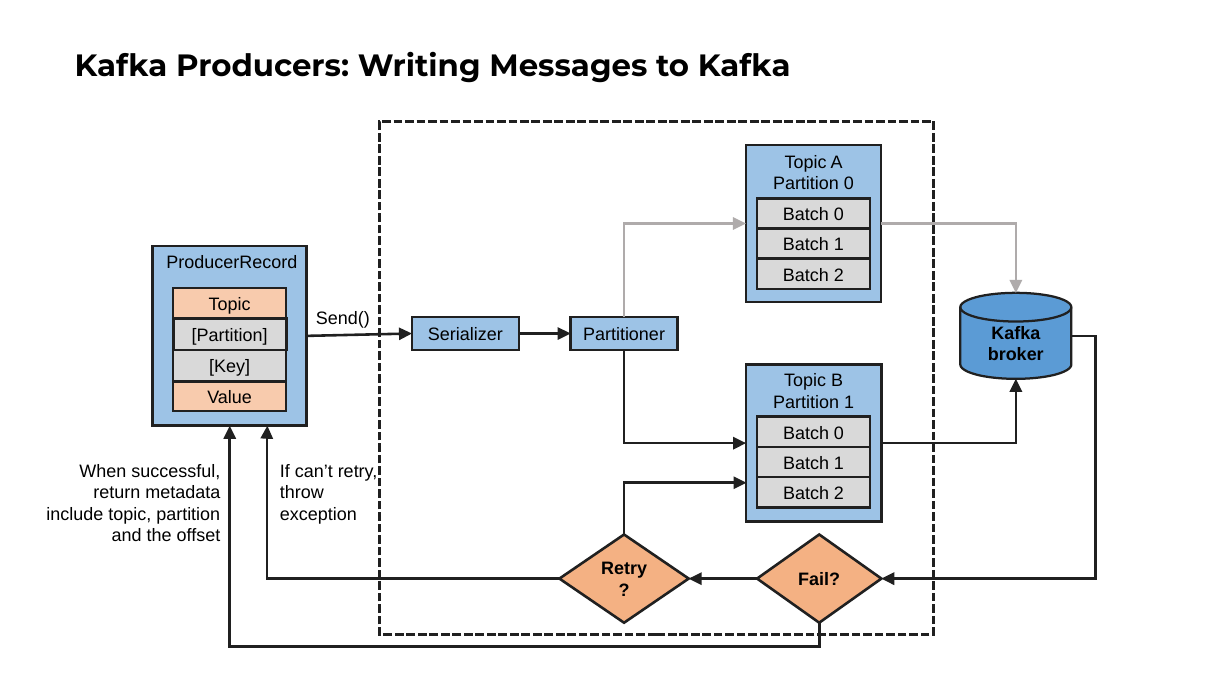
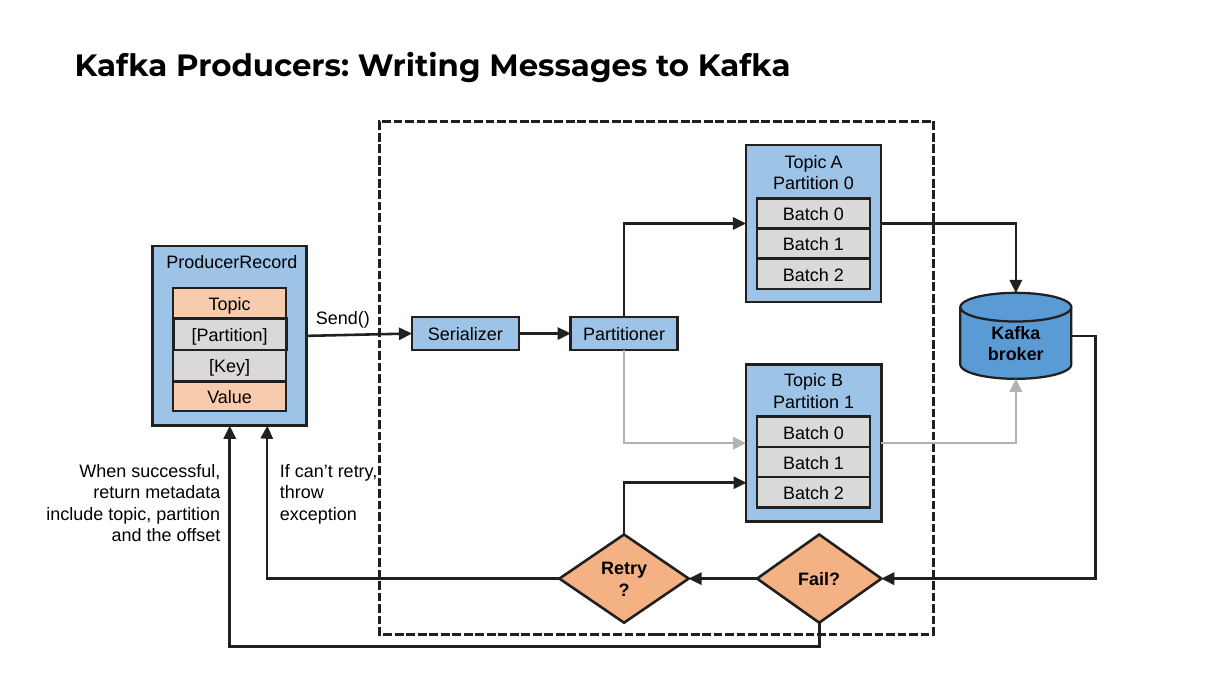
Before and after one commit to ngoctd314/books-note, a slide deck: slide 10 of Kafka Definitive Guide.pptx (slide 8 before the commit). Drawn at 1232x693 pixels with LibreOffice and Linux fonts; fonts in the diff are those of the drawing. Boxes give left, top, right and bottom in pixels: in the first picture for what was removed or moved away, otherwise in the second. Text is boxed around its words. In the diff, an @@ line names an element or a change of style, - is before the commit and + after.

```diff
--- a/Kafka Definitive Guide.pptx
+++ b/Kafka Definitive Guide.pptx
@@ elbow arrow (624, 317) - (746, 224): stroke #AFABAB 2 pt to #202020 2 pt @@
@@ elbow arrow (882, 224) - (1016, 293): stroke #AFABAB 2 pt to #202020 2 pt @@
@@ elbow arrow (624, 350) - (746, 444): stroke #202020 2 pt to #B2B2B2 2 pt @@
@@ elbow arrow (882, 444) - (1016, 379): stroke #202020 2 pt to #B2B2B2 2 pt @@
```
Also in this commit, not shown: 1 other slide changed, 9 slides added, 5 slides removed, 3 other files.
